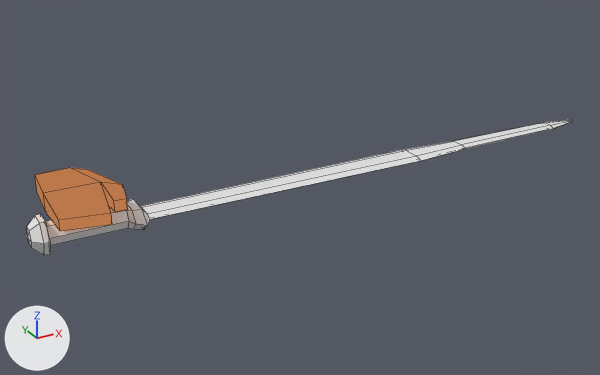
What one commit did to the Blender file tools/weapons.blend.
One viewpoint serves both versions: a 50 mm lens placed at (-0.217, -0.946, 0.46), pointed at (0.311, 0.014, -0.02). The axes (+X, +Y, +Z) are drawn at lower left. The lights are the same throughout. Mesh edges are drawn as thin lines.

The first picture shows 'Hand', 'Rapier'.
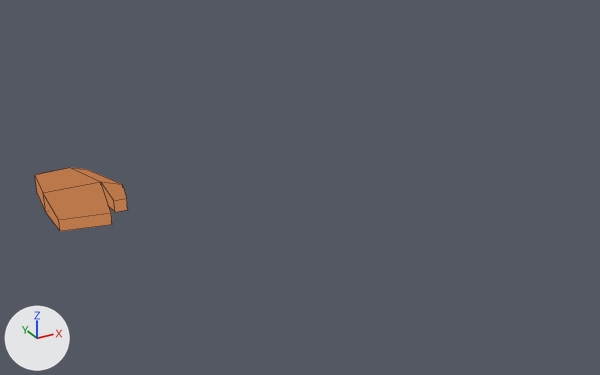
Changed parts and their boxes [x1, y1, x2, y2] in the pictures (600 x 375 px):
```json
{"object": "Rapier", "change": "hidden", "before": [27, 120, 572, 255]}
{"part": 1, "of": "me_cylinder_002", "change": "recoloured", "before": [27, 120, 572, 255]}
{"part": 2, "of": "me_cylinder_002", "change": "recoloured", "before": [46, 208, 129, 245]}
```

Scene script edits in JSON lines:
```json
{"op": "add", "block": "mat_hardwood", "code": ["mat_hardwood = bpy.data.materials.new('Hardwood')", "# nodes: OutputMaterial, ValToRGB", "# colours: dark red #330b0b, brown #712f1e, brown #954c2d"]}
{"op": "add", "block": "mat_bronze", "code": ["mat_bronze = bpy.data.materials.new('Bronze')", "# nodes: OutputMaterial, ValToRGB", "# colours: brown #564a17, dark yellow #6f6d3d, beige #fffba6"]}
{"block": "me_cylinder_002", "where": "me_cylinder_002.from_pydata(...)  # 74 vertices, 78 faces; spans x -0.073..0.828, y -0.037..0.037, z -0.022..0.022"}
{"block": "me_cylinder_002", "where": "# used by ob_rapier; location = (0.0, 0.0, 0.0)"}
{"block": "me_cylinder_002", "change": "me_cylinder_002 part 1: 72 of the faces centred in x -0.071..0.825, y -0.024..0.024, z -0.022..0.022 switch from no material to mat_bronze"}
{"block": "me_cylinder_002", "change": "me_cylinder_002 part 2: all 6 faces centred in x 0.0, y -0.011..0.011, z -0.013..0.013 switch from no material to mat_hardwood"}
{"op": "add", "block": "ob_rapier", "code": "ob_rapier.hide_set(True)"}
```
